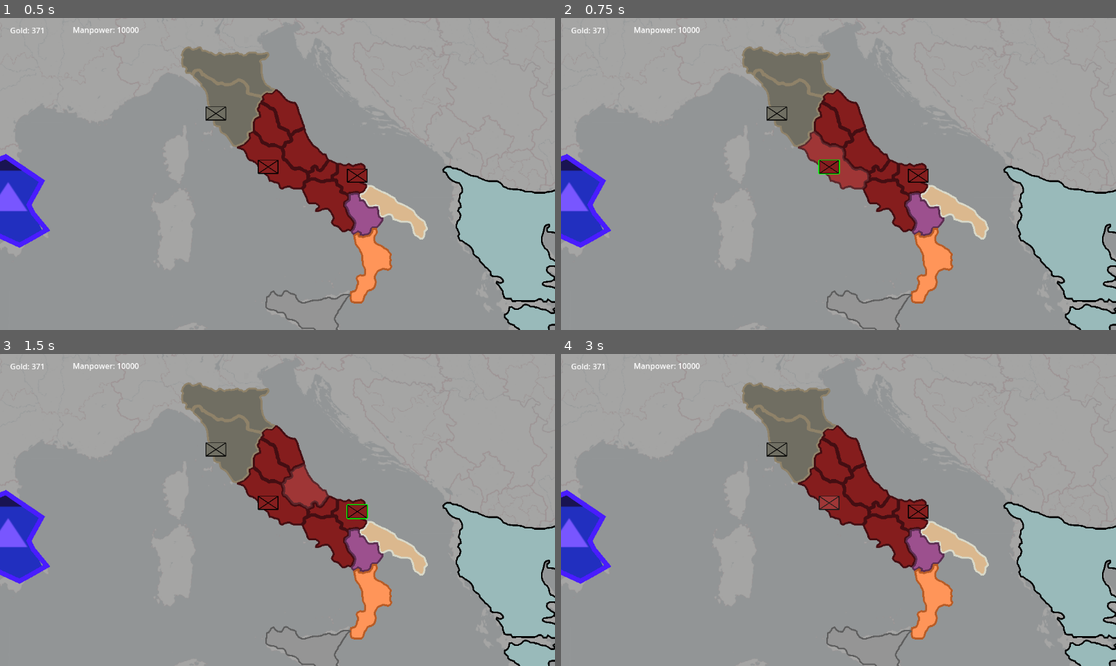
Above: before the commit, frames 1-4 (two rows, left to right).
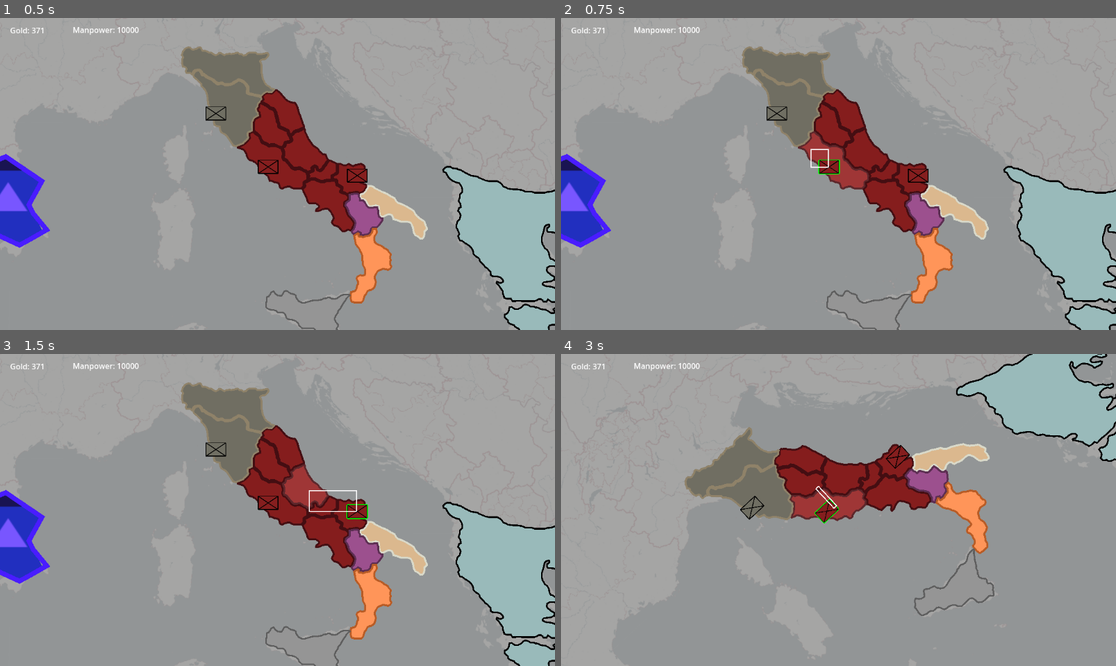
Above: after the commit, the same moments.

Repository: Lucasdelpiero/RTS
Game: Godot game, scene res://Map/world.tscn
Two runs of this game, one before a commit and one after it. Both use one fixed random seed, a clock stepped at 60 frames per second and the inputs below. The engine's default icon, where the game draws it, is replaced by a stand-in: a white triangle on a blue panel in a dark square.
Inputs (mouse positions are in pixels of both pictures, inside the frame that each line leads up to):
- Up to frame 1 (0.5 s): no input
- Up to frame 2 (0.75 s): tap Enter at 0.5 s; drag from (827, 167) to (777, 114) at 0.52 s
- Up to frame 3 (1.5 s): tap Space at 1.25 s; drag from (355, 513) to (216, 450) at 1.27 s
- Up to frame 4 (3 s): tap Enter at 2 s; press the mouse at (777, 450) at 2.03 s; hold E (rotate_right, bound only after the commit) 2.03-2.75 s; right-click (777, 450) at 2.1 s; release the mouse at (777, 450) at 2.75 s; drag from (816, 488) to (877, 538) at 2.77 s

Frame 1 is identical in both runs. In frame 2, less than 0.1% of the frame differs, in the area x 44-49%, y 41-49%; in frame 3, 0.1%; in frame 4, 25%, in the area x 0-100%, y 0-100%.

Commit message:
armies in campaing map can be selected from a selection box

Diff:
--- a/Map/army.tscn
+++ b/Map/army.tscn
@@ -34,8 +34,8 @@
 texture = ExtResource("1_xkwou")
 
 [node name="Area2D" type="Area2D" parent="."]
+collision_layer = 2
 monitoring = false
-monitorable = false
 
 [node name="CollisionShape2D" type="CollisionShape2D" parent="Area2D"]
 visible = false
--- a/Map/mouse.gd
+++ b/Map/mouse.gd
@@ -6,7 +6,15 @@
 
 var provinceWithMouseOver = null
 
+# To draw the rectangle selection
+var start_rectangle := Vector2(0.0, 0.0)
+var end_rectangle := Vector2(0.0, 0.0)
+@onready var rectangleLine = %rectangleLine
+@onready var col = $Node/Area2D/CollisionShape2D
+@onready var area = $Node/Area2D
+
 func _process(delta):
+	draw_rectangle()
 	pass
 
 ## Gets in a list the
@@ -51,3 +59,49 @@
 			provinceWithMouseOver.set_hovered(true)
 		else:
 			provinceWithMouseOver.set_hovered(false)
+
+func draw_rectangle():
+	if Input.is_action_just_pressed("Click_Left"):
+		start_rectangle = get_global_mouse_position()
+
+	if Input.is_action_pressed("Click_Left"):
+		end_rectangle = get_global_mouse_position()
+	if start_rectangle.distance_to(end_rectangle) > 50:
+		rectangleLine.set_point_position(0, start_rectangle)
+		rectangleLine.set_point_position(1, Vector2(end_rectangle.x, start_rectangle.y))
+		rectangleLine.set_point_position(2, end_rectangle)
+		rectangleLine.set_point_position(3, Vector2(start_rectangle.x, end_rectangle.y))
+		rectangleLine.set_point_position(4, start_rectangle)
+		global_position = start_rectangle
+		col.shape.size = Vector2(50, 50)
+		var distance = start_rectangle.distance_to(end_rectangle)
+		var angle = start_rectangle.angle_to_point(end_rectangle)
+		var x_size = distance * cos(angle)
+		var y_size = distance * -sin(angle)
+		area.global_position = start_rectangle
+		col.disabled = false
+		col.shape.size.x = abs(x_size)
+		col.shape.size.y = abs(y_size)
+#		col.rotation = Globals.camera_angle
+#		var rect = Rect2(start_rectangle, Vector2(x_size, y_size))
+#		print(rect)
+		col.position = Vector2(col.shape.size.x * sign(x_size) / 2, col.shape.size.y * -sign(y_size) / 2)
+
+	if Input.is_action_just_released("Click_Left"):
+		start_rectangle = Vector2.ZERO
+		end_rectangle = Vector2.ZERO
+		col.disabled = true
+		col.shape.size = Vector2(2.0, 2.0)
+		col.global_position = Vector2(-1000, 1000)
+		for line in 5:
+			rectangleLine.set_point_position(line, Vector2.ZERO)
+
+
+## Use the selection box to select armies
+func _on_area_2d_area_entered(area):
+	if Globals.playerNation == area.owner.ownership:
+		area.owner.selected = true
+
+func _on_area_2d_area_exited(area):
+	if Input.is_action_pressed("Click_Left"):
+		area.owner.selected = false
--- a/Map/mouse.tscn
+++ b/Map/mouse.tscn
@@ -1,6 +1,29 @@
-[gd_scene load_steps=2 format=3 uid="uid://didsq2xr3ehri"]
+[gd_scene load_steps=3 format=3 uid="uid://didsq2xr3ehri"]
 
 [ext_resource type="Script" path="res://Map/mouse.gd" id="1_07bqd"]
 
+[sub_resource type="RectangleShape2D" id="RectangleShape2D_rarq8"]
+
 [node name="Mouse" type="Node2D"]
 script = ExtResource("1_07bqd")
+
+[node name="Node" type="Node" parent="."]
+
+[node name="rectangleLine" type="Line2D" parent="Node"]
+unique_name_in_owner = true
+z_index = 500
+z_as_relative = false
+points = PackedVector2Array(0, 0, 0, 0, 0, 0, 0, 0, 0, 0)
+width = 2.0
+
+[node name="Area2D" type="Area2D" parent="Node"]
+z_index = 50
+z_as_relative = false
+collision_mask = 2
+
+[node name="CollisionShape2D" type="CollisionShape2D" parent="Node/Area2D"]
+position = Vector2(10, 10)
+shape = SubResource("RectangleShape2D_rarq8")
+
+[connection signal="area_entered" from="Node/Area2D" to="." method="_on_area_2d_area_entered"]
+[connection signal="area_exited" from="Node/Area2D" to="." method="_on_area_2d_area_exited"]
--- a/Map/world.gd
+++ b/Map/world.gd
@@ -20,6 +20,7 @@
 		if nation.isPlayer == true:
 			playerNation = nation.NATION_TAG
 			playerNode = nation
+			Globals.playerNation = nation.NATION_TAG
 
 	for army in get_tree().get_nodes_in_group("armies"):
 		army.world = self
@@ -36,7 +37,7 @@
 	send_data_to_ui()
 
 # Called every frame. 'delta' is the elapsed time since the previous frame.
-func _process(_delta):
+func _process(delta):
 	pass
 
 func _input(_event):
--- a/Map/world.tscn
+++ b/Map/world.tscn
@@ -291,8 +291,8 @@
 position = Vector2(660, 343)
 ignore_rotation = false
 script = ExtResource("8_w7mv1")
-speed = 1000
-aceleration = 50
+speed = 3000
+aceleration = 200
 desaceleration = 15
 zoom_min = 0.2
 
--- a/Player/Camera.gd
+++ b/Player/Camera.gd
@@ -3,8 +3,8 @@
 var xInput
 var yInput
 
-@export_range(10, 1000, 1) var speed = 750
-@export_range(1, 100, 1) var aceleration = 25
+@export_range(10, 5000, 1) var speed = 750
+@export_range(1, 1000, 1) var aceleration = 25
 @export_range(1, 100, 1) var desaceleration = 10
 @export_range(0.1, 10.0, 0.1) var zoom_speed = 5.0
 @export_range(0.1, 5.0, 0.1) var zoom_min = 0.1
@@ -28,18 +28,17 @@
 
 # Called every frame. 'delta' is the elapsed time since the previous frame.
 func _process(delta):
+	# Camera axis input
 	xInput = int(Input.is_action_pressed("Right")) - int(Input.is_action_pressed("Left"))
 	yInput = int(Input.is_action_pressed("Down")) - int(Input.is_action_pressed("Up"))
-	velocity.x += xInput * aceleration * delta / zoom.x
+	# Use the input and the angle to give the apropiate velocity
+	velocity.x += (xInput * aceleration * delta / zoom.x) * cos(rotation)  + (yInput * aceleration * delta / zoom.x) * -sin(rotation)
 	velocity.x = clamp(velocity.x, -speed * delta / zoom.x, speed * delta / zoom.x)
-	if xInput == 0 :
-		velocity.x = lerp(velocity.x, 0.0, desaceleration  * delta )
+	velocity.x = lerp(velocity.x, 0.0, desaceleration  * delta )
 
-
-	velocity.y += yInput * aceleration * delta / zoom.x
+	velocity.y += (yInput * aceleration * delta / zoom.x) * cos(rotation) + (xInput * aceleration * delta / zoom.x) * sin(rotation)
 	velocity.y = clamp(velocity.y, -speed * delta / zoom.x, +speed * delta/ zoom.x)
-	if yInput == 0:
-		velocity.y = lerp(velocity.y, 0.0, desaceleration * delta)
+	velocity.y = lerp(velocity.y, 0.0, desaceleration * delta)
 	global_position += velocity
 
 	# Zoom in-out
@@ -49,4 +48,8 @@
 	target_zoom.y = clamp(target_zoom.y, zoom_min, zoom_max)
 	set_zoom(lerp(zoom, target_zoom, delta * zoom_speed)) # animation
 
+	var rotate_camera = int(Input.is_action_pressed("rotate_right")) - int(Input.is_action_pressed("rotate_left"))
+	rotation_degrees += rotate_camera
+	Globals.camera_angle = rotation
+
 	pass
--- a/globals.gd
+++ b/globals.gd
@@ -1,6 +1,8 @@
 extends Node
 
 var mouse_in_province = 1
+var camera_angle := 0.0
+var playerNation = null
 
 # Called when the node enters the scene tree for the first time.
 func _ready():
--- a/project.godot
+++ b/project.godot
@@ -66,7 +66,18 @@
 "events": [Object(InputEventMouseButton,"resource_local_to_scene":false,"resource_name":"","device":-1,"window_id":0,"a …(236 unchanged characters)…
 ]
 }
+rotate_right={
+"deadzone": 0.5,
+"events": [Object(InputEventKey,"resource_local_to_scene":false,"resource_name":"","device":-1,"window_id":0,"alt_pressed":false,"shift_pressed":false,"ctrl_pressed":false,"meta_pressed":false,"pressed":false,"keycode":0,"physical_keycode":69,"key_label":0,"unicode":101,"echo":false,"script":null)
+]
+}
+rotate_left={
+"deadzone": 0.5,
+"events": [Object(InputEventKey,"resource_local_to_scene":false,"resource_name":"","device":-1,"window_id":0,"alt_pressed":false,"shift_pressed":false,"ctrl_pressed":false,"meta_pressed":false,"pressed":false,"keycode":0,"physical_keycode":81,"key_label":0,"unicode":113,"echo":false,"script":null)
+]
+}
 
 [layer_names]
 
+2d_physics/layer_2="Army"
 2d_physics/layer_10="Mouse"
